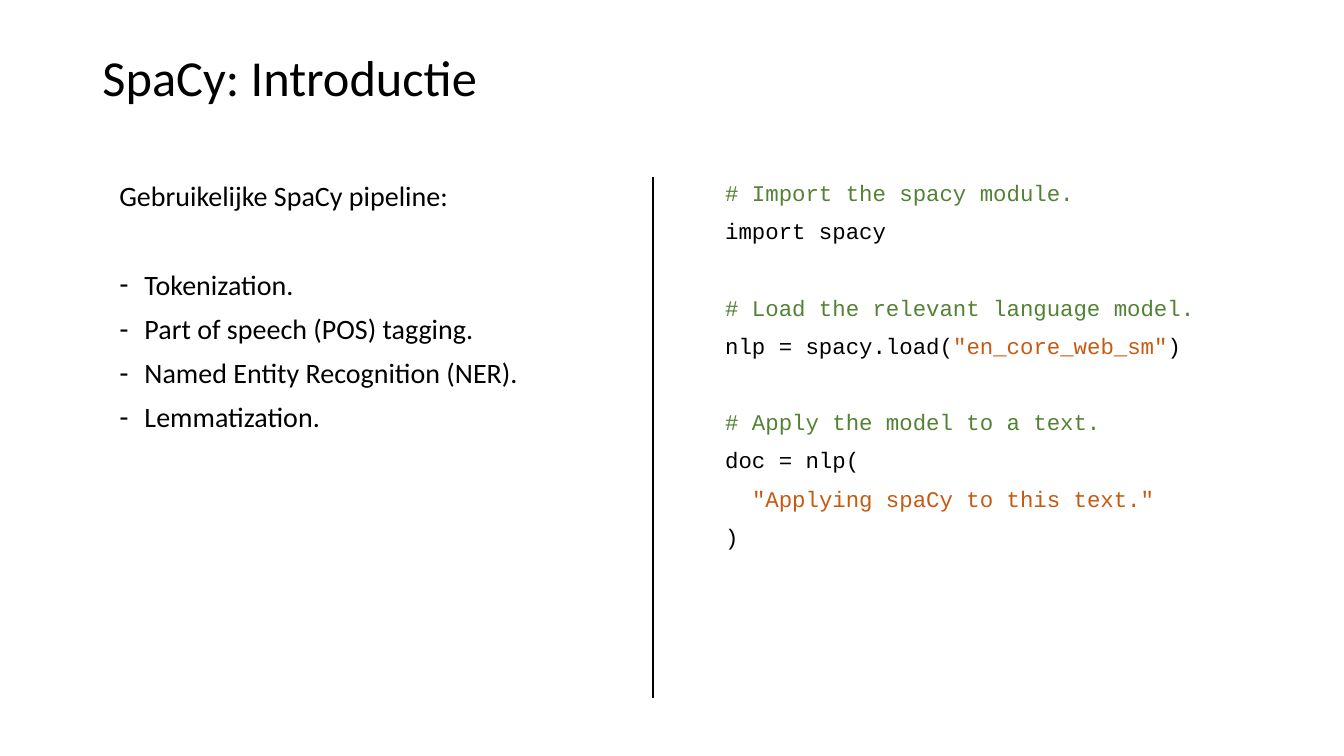
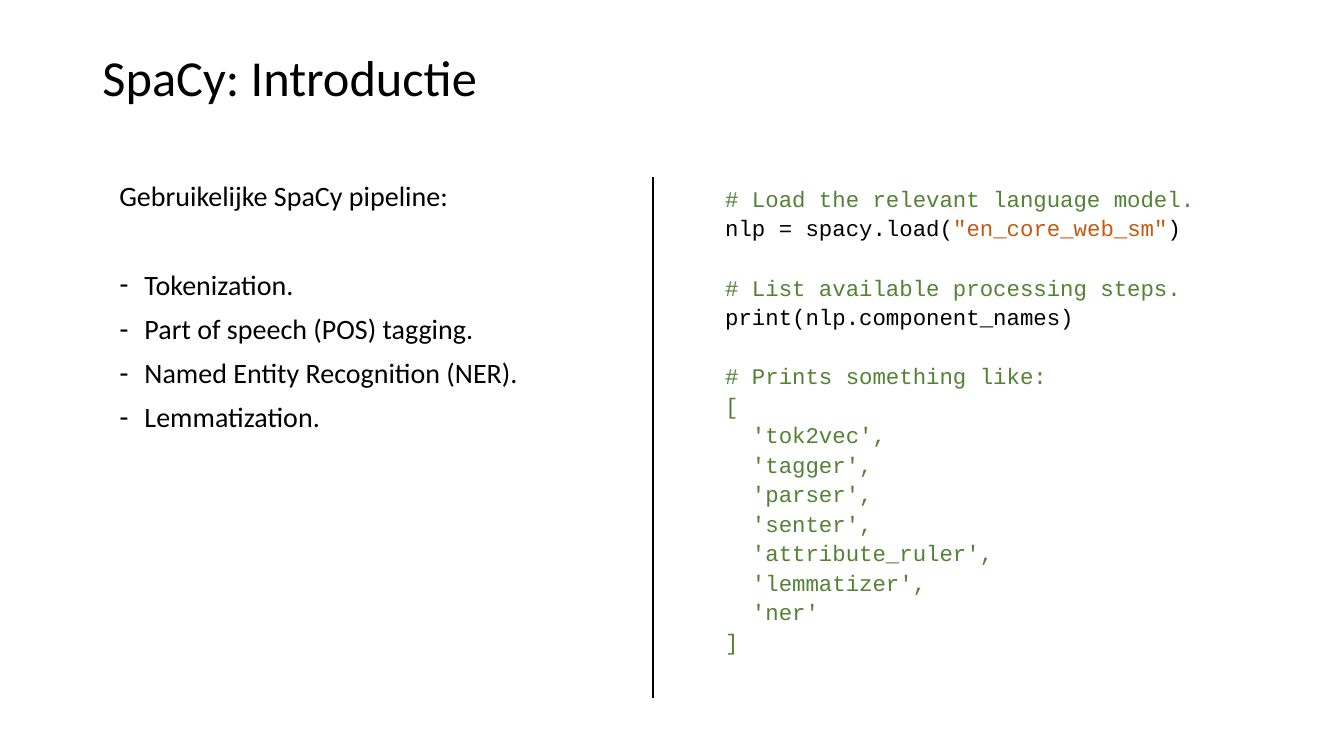
Before and after one commit to LFKoning/knowledge-sharing, a slide deck: slide 29 of python_trainees/5_nlp/python_traineeship_5.pptx. Drawn at 1344x756 pixels with LibreOffice and Linux fonts; fonts in the diff are those of the drawing. Boxes give left, top, right and bottom in pixels: in the first picture for what was removed or moved away, otherwise in the second. Text is boxed around its words. In the diff, an @@ line names an element or a change of style, - is before the commit and + after.

```diff
--- a/python_trainees/5_nlp/python_traineeship_5.pptx
+++ b/python_trainees/5_nlp/python_traineeship_5.pptx
@@ text at bbox=[725, 185, 1074, 244]: paragraphs removed @@
-# Import the spacy module.
-import spacy
@@ text at bbox=[725, 191, 1194, 241]: line spacing 0.9 to 1.1; less space between paragraphs @@
@@ text at bbox=[725, 279, 1180, 620]: text changed; text colour #C55A11 to #548235 @@
-# Apply the model to a text.
-doc = nlp(
-"Applying spaCy to this text."
-)
+# List available processing steps.
+print(nlp.component_names)
+# Prints something like:
+[
+'tok2vec',
+'tagger',
+'parser',
+'senter',
+'attribute_ruler',
+'lemmatizer',
+'ner'
+]
```
Also in this commit, not shown: 12 other slides changed, 18 slides added, 2 slides removed, 10 other files.
